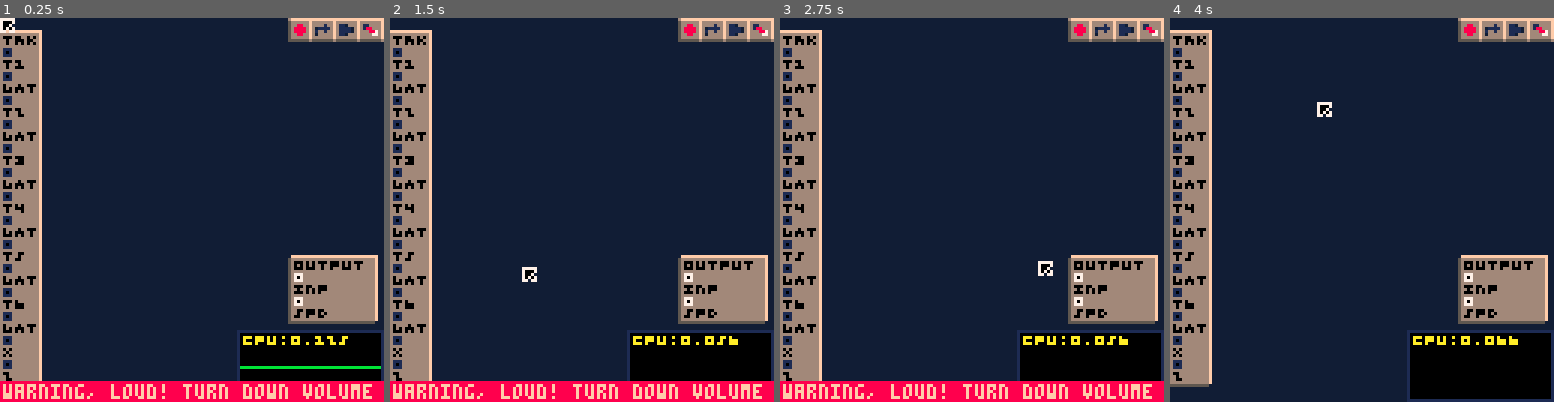
Above: before the commit, frames 1-4 (left to right).
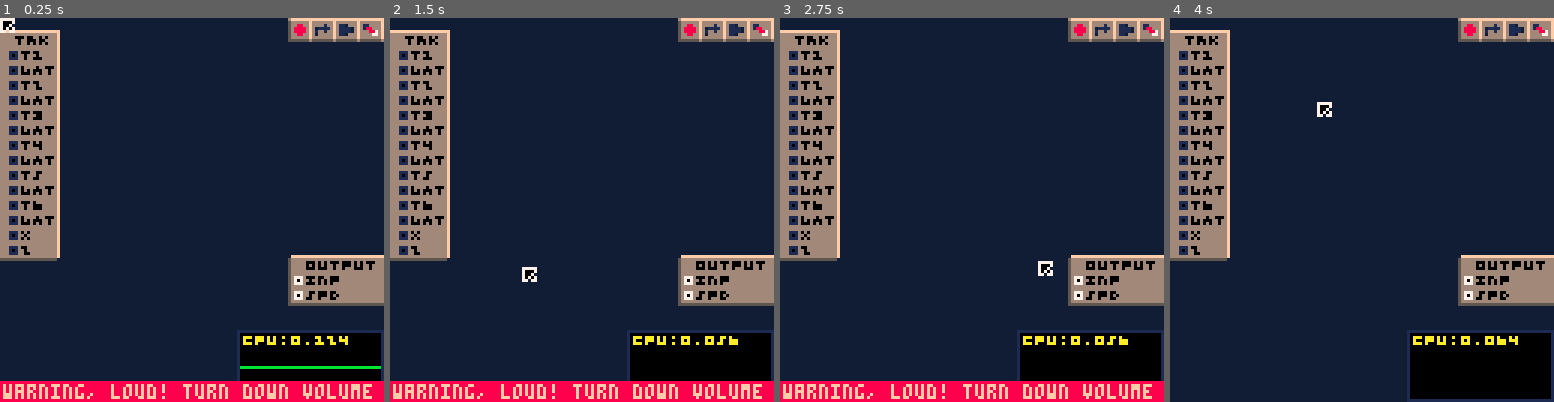
Above: after the commit, the same moments.

Repository: waporwave2/WWModular
Game: PICO-8 cartridge wwmodular.p8
The game is run twice, just before and just after one commit, with the same random seed, the same clock (stepped at 60 frames per second) and the same inputs.
Inputs (mouse positions are in pixels of both pictures, inside the frame that each line leads up to):
- Up to frame 1 (0.25 s): no input
- Up to frame 2 (1.5 s): tap O (Z key) at 0.33, 0.7, 1.43 s; click (459, 121) at 0.67 s; tap X (X key) at 1.07 s; click (520, 267) at 1.22 s
- Up to frame 3 (2.75 s): click (975, 114) at 1.77 s; hold Left 1.97-2.37 s; tap X (X key) at 2.07, 2.4, 2.73 s; tap O (Z key) at 2.22 s; click (1037, 259) at 2.32 s; hold Down from 2.42 s (still down)
- Up to frame 4 (4 s): release Down at 2.82 s; click (1492, 106) at 2.87 s; hold Right 2.87-3.53 s; tap X (X key) at 3.07, 3.4, 3.73 s; tap O (Z key) at 3.1, 3.98 s; click (1254, 256) at 3.42 s; hold Up from 3.58 s (still down); click (1315, 102) at 3.97 s

The runs differ from the first frame. In frame 1, 11% of the frame differs, in the area x 0-100%, y 3-95%; in frame 2, 11%; in frame 3, 11%; in frame 4, 12%, in the area x 0-100%, y 3-97%.

Commit message:
compacter modules; revert ivisible; fix collision

Diff:
--- a/draw.lua
+++ b/draw.lua
@@ -21,31 +21,31 @@
 
     --modules
     for mod in all(modules) do
-      -- ivisible: hack for new_mixer
-      local inum,onum=mod.ivisible or #mod.iname,#mod.oname
-      local h=8*max(inum,onum)+6
+      local inum,onum=#mod.iname,#mod.oname
+      local spc=5
+      local h=spc*max(inum,onum)+6
 
       if hqmode then
-        rectwh(mod.x-1,mod.y,29,h,2)
-        rectwh(mod.x,mod.y-1,29,h,4)
+        rectwh(mod.x-1,mod.y,35,h,2)
+        rectwh(mod.x,mod.y-1,35,h,4)
       end
-      rectfillwh(mod.x,mod.y,28,h-1,3)
-      ?mod.name,mod.x+1,mod.y+1,0
+      rectfillwh(mod.x,mod.y,34,h-1,3)
+      ?mod.name,mod.x+5,mod.y+1,0
       for ix=1,inum do
         if hqmode then
-          spr(2,mod.x+1,mod.y+8*ix-3,3/8,3/8)
+          spr(2,mod.x+1,mod.y+spc*ix+1,3/8,3/8)
         else
-          pset(mod.x+2,mod.y+8*ix-2,7)
+          pset(mod.x+2,mod.y+spc*ix+2,7)
         end
-        ?(mod.iname_user or mod.iname)[ix],mod.x+1,mod.y+8*ix+1,0
+        ?(mod.iname_user or mod.iname)[ix],mod.x+5,mod.y+spc*ix+1,0
       end
       for ix=1,onum do
         if hqmode then
-          spr(1,mod.x+16,mod.y+8*ix-3,3/8,3/8)
+          spr(1,mod.x+18,mod.y+spc*ix+1,3/8,3/8)
         else
-          pset(mod.x+17,mod.y+8*ix-2,6)
+          pset(mod.x+19,mod.y+spc*ix+2,6)
         end
-        ?(mod.oname_user or mod.oname)[ix],mod.x+16,mod.y+8*ix+1,0
+        ?(mod.oname_user or mod.oname)[ix],mod.x+22,mod.y+spc*ix+1,0
       end
 
       if mod.custom_render then
@@ -54,14 +54,14 @@
     end
 
     if con then
-      local p=iop(con,conid,conin)
-      line(mx,my,p[1],p[2],concol)
+      local px,py=iop(con,conid,conin)
+      line(mx,my,px,py,concol)
     end
 
     for wire in all(wires) do
-      local ip = iop(wire[3],wire[4],true)
-      local op = iop(wire[1],wire[2],false)
-      line(ip[1],ip[2],op[1],op[2],wire[5])
+      local ipx,ipy = iop(wire[3],wire[4],true)
+      local opx,opy = iop(wire[1],wire[2],false)
+      line(ipx,ipy,opx,opy,wire[5])
     end
   else
     --tracker_mode
--- a/main.lua
+++ b/main.lua
@@ -69,8 +69,9 @@
   old_update60()
 
   if dev and btnp(4,1) and not tracker_mode then
-    toast("see console")
-    debugmod(modules[held])
+    -- debugmod(modules[held])
+    hqmode=not hqmode
+    toast(qq("hq?",hqmode))
   end
   trace"" --update
 end
@@ -181,10 +182,7 @@
       end
     else
       if rcmenu then
-        if mx>=rcpx and
-              mx<=rcpx+24 and
-              my>=rcpy and
-              my<=rcpy+#rcmenu*5-1 then
+        if rect_collide(rcpx,rcpy,25,#rcmenu*5,mx,my) then
           local sel=mid(ceil((my-rcpy+1)/5),1,#modmenu)
           if rcmenu!=modmenu and sel>1 then
             modules[selectedmod]:propfunc(sel-1)
--- a/modules.lua
+++ b/modules.lua
@@ -183,32 +183,35 @@
   return new_module{
   saveid="mixer",
   name="mixer",
-  iname=split"1,5,2,6,3,7,4,8",
+  iname=split"1,5,2,6", --split"1,5,2,6,3,7,4,8",
   iname_user=split"in,vol,in,vol,in,vol,in,vol",
   oname=split"out",
-  num=2,
-  ivisible=4,
   prop=split"addrow,delrow",
   propfunc=function(self,i)
-    local num=self.num
+    local num=#self.iname\2
     if i==1 then
       if num<4 then
-        self.num+=1
+        num+=1
+        addall(self.iname,num,num+4)
+        addall(self.iname_user,"in","vol")
+        self[num]=0
+        self[num+4]=0
       end
     elseif num>1 then
-      for ix=0,1 do
-        local ix=wirex(self,3,self.ivisible-ix)
+      for _=0,1 do
+        local ix=wirex(self,3,#self.iname)
         if ix>0then
           delwire(ix)
         end
-      end
-      self.num-=1
-    end
-    self.ivisible=self.num*2
+        -- old inputs stick around in memory, but will be reset when re-added
+        deli(self.iname)
+        deli(self.iname_user)
+      end
+    end
   end,
   step=function(self)
     local out=0
-    for ix=1,self.num do
+    for ix=1,#self.iname\2 do
       -- in*(vol+1)/2
       out+=mem[self[ix]]*(mem[self[ix+4]]+1)/2
     end
--- a/pance_helper.lua
+++ b/pance_helper.lua
@@ -14,6 +14,12 @@
     and x0<x2+(w2 or 1)
     and y0<y2+(h2 or 1)
 end
+-- _rect_collide=rect_collide
+-- function rect_collide(x0,y0,w0,h0,...)
+--   local res=_rect_collide(x0,y0,w0,h0,...)
+--   dd(rectwh,x0,y0,w0,h0,8)
+--   return res
+-- end
 
 -- returns a number that goes from 0 to 1 in period seconds
 --  (never quite hits 1, actually)
--- a/save.lua
+++ b/save.lua
@@ -130,7 +130,7 @@
   if mod.saveid=="knobs" then
     str..=":"..unsplit(":",mem[mod[1]],mem[mod[2]],mem[mod[3]],mem[mod[4]])
   elseif mod.saveid=="mixer" then
-    str..=":"..mod.ivisible
+    str..=":"..(#mod.iname)
   end
   return str
 end
--- a/tracker.lua
+++ b/tracker.lua
@@ -53,15 +53,13 @@
 
   --gate and other buttons
   if mbtnp(0) then
-    if mx>1and mx<98and
-      my>119and my<127 then
+    if rect_collide(2,120,96,7,mx,my) then
       local tk=(mx-2)\16+1
       tk=mid(1,tk,6)
       pgtrg[tk]=not pgtrg[tk]
     end
 
-    if mx>95and mx<127and
-      my>9and my<33 then
+    if rect_collide(96,10,31,22,mx,my) then
       local y=(my-10)\8
       if mx<=111 then
         if y==0 then
--- a/util.lua
+++ b/util.lua
@@ -2,16 +2,23 @@
 
 function phzstep(phz,fr)
   phz+=(fr+1)*0.189841269841
-  phz=((phz+1)%2)-1 --wrap into -1,1
-  return phz
+  return ((phz+1)%2)-1 --wrap into -1,1
 end
 
 -- position of an in/out port on a module
 function iop(mod,pix,is_input)
-  return {
-    mod.x+(is_input and 2 or 17),
-    mod.y+8*pix-2,
-  }
+  return mod.x+(is_input and 2 or 19), mod.y+5*pix+2
+end
+-- _iop=iop
+-- function iop(...)
+--   local x,y=_iop(...)
+--   dd(rectwh,x-1,y-1,3,3,8)
+--   return x,y
+-- end
+
+function iocollide(x,y,...)
+  local px,py=iop(...)
+  return rect_collide(px-2,py-1,10,3, x,y)
 end
 
 -- get wire index the connects to a module
@@ -34,8 +41,7 @@
         conin=true
         for ipix=1,#mod.iname do
           -- ipix = "in port index"
-          local p=iop(mod,ipix,conin)
-          if (p[1]-mx)^2+(p[2]-my)^2<25 then
+          if iocollide(mx,my,mod,ipix,conin) then
             local wix=wirex(mod,3,ipix)
             if wix>0 then
               concol=wires[wix][5]
@@ -57,8 +63,7 @@
         conin=false
         for opix=1,#mod.oname do
           -- opix = "out port index"
-          local p=iop(mod,opix,conin)
-          if (p[1]-mx)^2+(p[2]-my)^2<25 then
+          if iocollide(mx,my,mod,opix,conin) then
             con=mod
             conid=opix
             conin=false
@@ -70,12 +75,7 @@
         end
 
 
-        local h=max(#mod.iname,#mod.oname)
-        if not mod.ungrabable and
-        mx>mod.x and
-        mx<mod.x+27 and
-        my>mod.y and
-        my<mod.y+8*h+4 then
+        if not mod.ungrabable and mod_collide(mod,mx,my) then
           held=mix
           anchorx=mod.x-mx
           anchory=mod.y-my
@@ -95,8 +95,7 @@
       if mix!=con then
         if not conin then
           for ipix=1,#mod.iname do
-            local p=iop(mod,ipix,true)
-            if (p[1]-mx)^2+(p[2]-my)^2<25 then
+            if iocollide(mx,my,mod,ipix,true) then
               local wix=wirex(mod,3,ipix)
               if wix>0 then
                 delwire(wix)
@@ -108,8 +107,7 @@
           end
         else
           for opix=1,#mod.oname do
-            local p=iop(mod,opix,false)
-            if (p[1]-mx)^2+(p[2]-my)^2<25 then
+            if iocollide(mx,my,mod,opix,false) then
               addwire{mod,opix,con,conid,concol}
 
 
@@ -122,14 +120,14 @@
   con=nil
 end
 
+function mod_collide(mod,xp,yp)
+  local h=5*max(#mod.iname,#mod.oname)+7
+  return rect_collide(mod.x-1,mod.y-1,36,h, xp,yp)
+end
+
 function inmodule(xp,yp)
   for mix,mod in ipairs(modules) do
-    local h=max(#mod.iname,#mod.oname)
-    if not mod.ungrabable and
-    xp>mod.x and
-    xp<mod.x+27 and
-    yp>mod.y and
-    yp<mod.y+8*h+4 then
+    if not mod.ungrabable and mod_collide(mod,xp,yp) then
       return mix
     end
   end
@@ -176,6 +174,7 @@
   add(wires,wire)
 end
 
+-- tokens: could ignore nil here, and return nil from wirex()
 -- delete the wire and reset the input address
 function delwire(id)
   local wire = wires[id]
Not shown, changed: README.md
